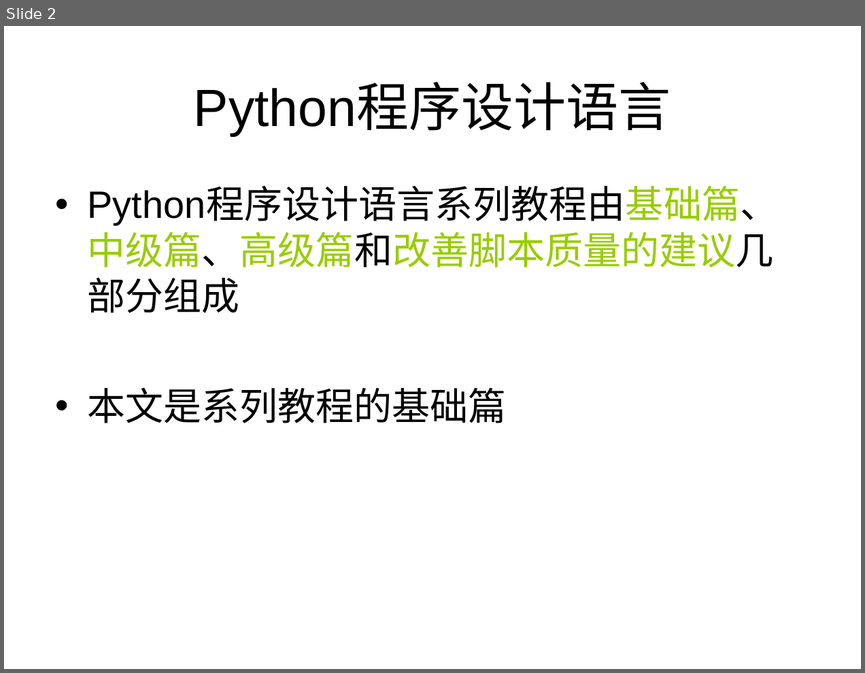
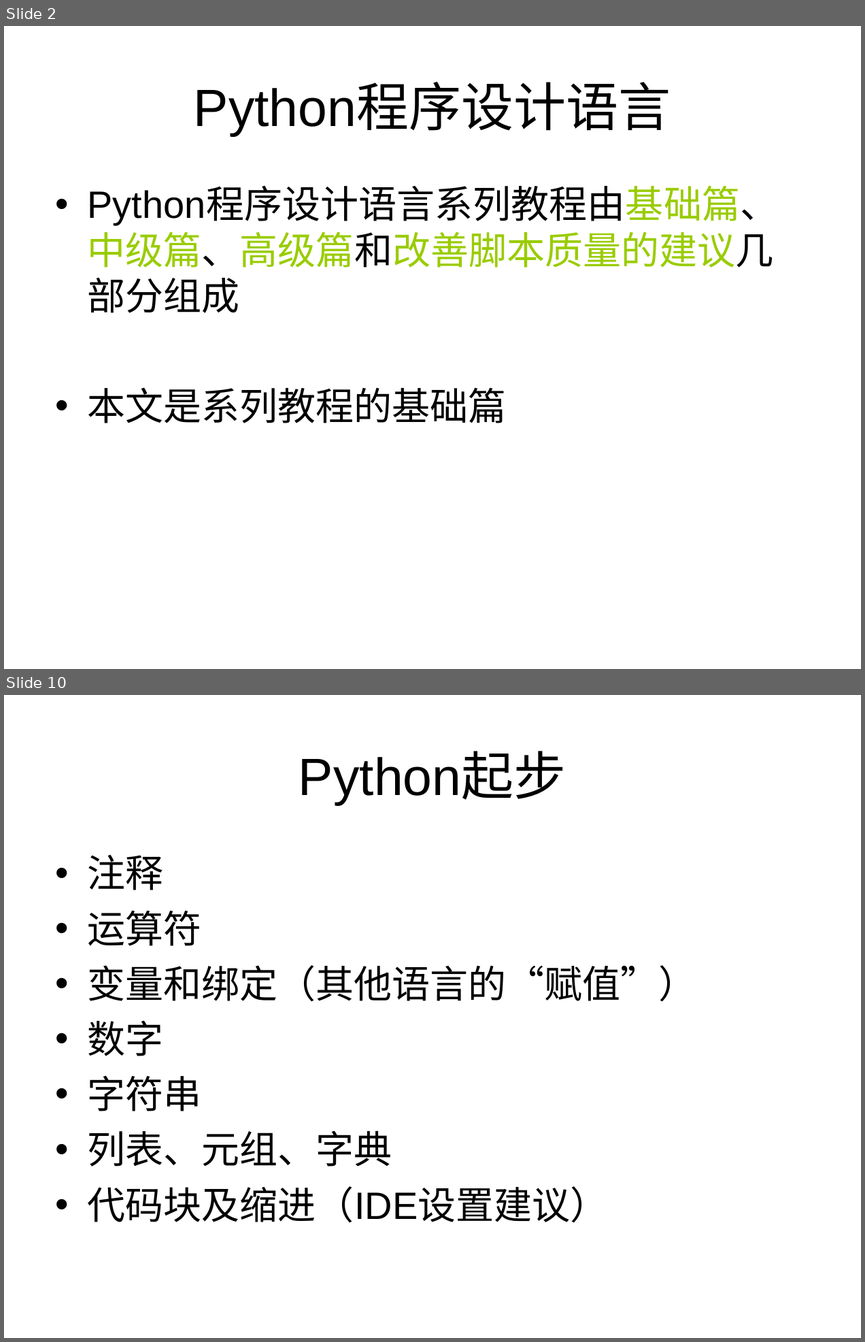
Before and after one commit to fengms83/code, a slide deck: python/doc/Python程序设计语言——基础篇.ppt. Shown one above the other, each under a label of ours: slide 2 before the commit, slides 2 and 10 after it; the slides between them are not shown. The pictures are 865x673 and 865x1342 pixels, drawn with LibreOffice and Linux fonts; fonts in the diff are those of the drawing. Boxes give left, top, right and bottom in pixels: in the first picture for what was removed or moved away, otherwise in the second. Text is boxed around its words. In the diff, an @@ line names an element or a change of style, - is before the commit and + after.

```diff
--- a/python/doc/Python程序设计语言——基础篇.ppt
+++ b/python/doc/Python程序设计语言——基础篇.ppt
@@ slide 10 added at [4,695,861,1338], background #FFFFFF @@
@@ title added at [298,753,566,805], 44 pt, text #000000 @@
+Python起步
@@ text added at [88,855,697,1222], 32 pt, text #000000 @@
+• 注释
+• 运算符
+• 变量和绑定（其他语言的“赋值”）
+• 数字
+• 字符串
+• 列表、元组、字典
+• 代码块及缩进（IDE设置建议）
```
Also in this commit, not shown: 1 slide changed, 27 other slides added, 1 slide removed.
